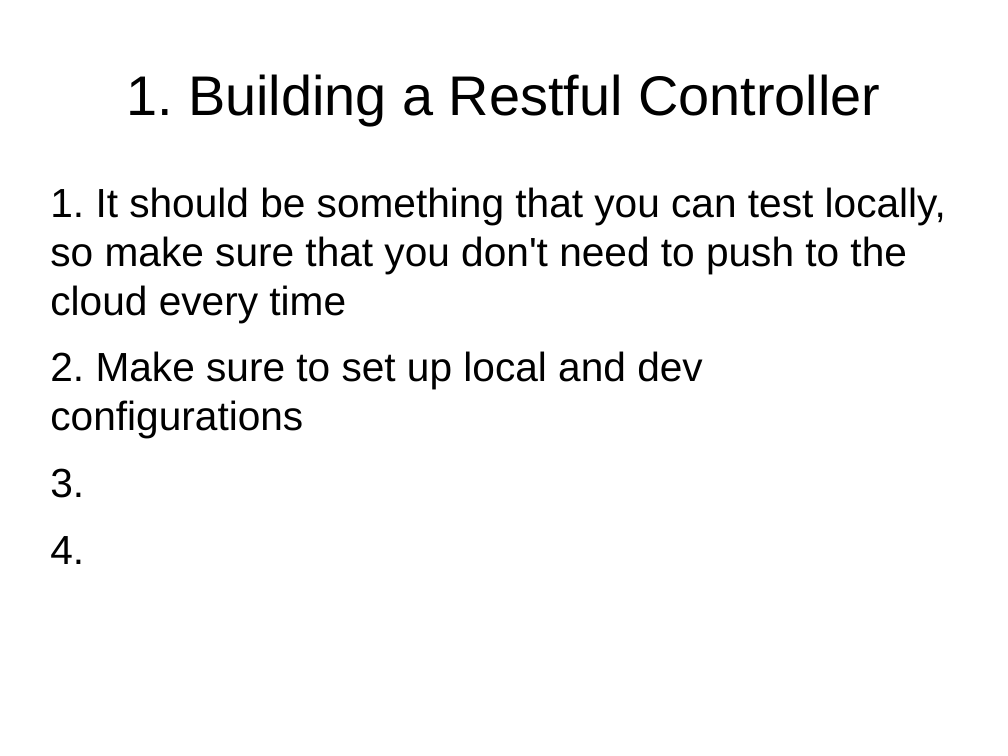
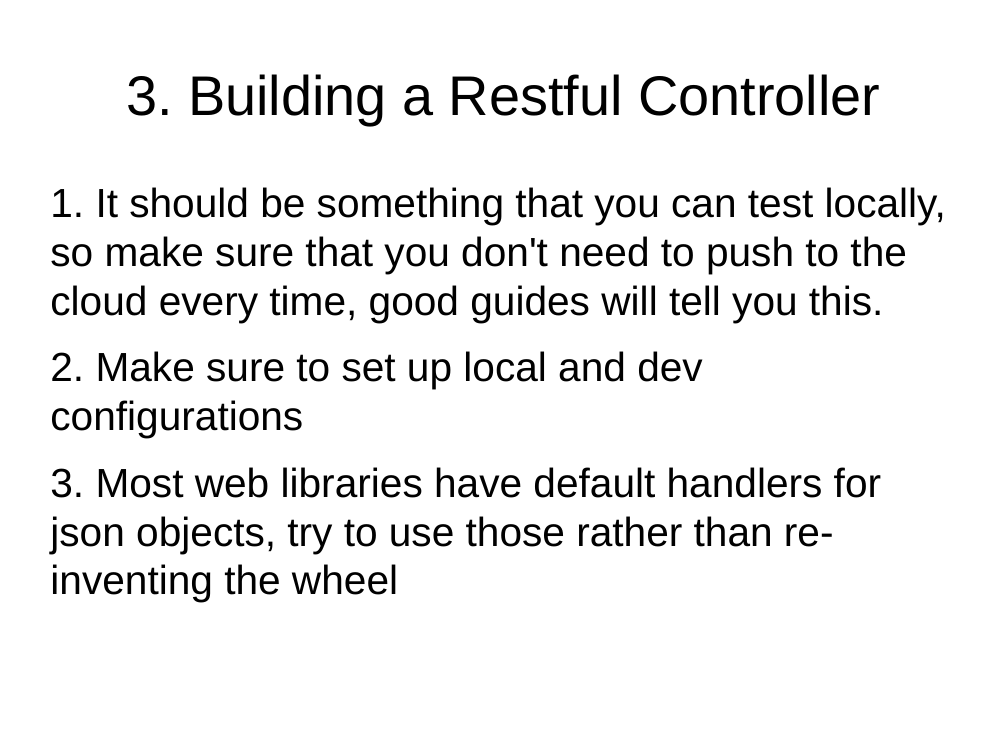
Before and after one commit to james-ehlmann/latech-iot-proof-of-concept, a slide deck: slide 13 of proof-of-concept/documentation/presentation_for_iot.odp. Drawn at 1008x756 pixels with LibreOffice and Linux fonts; fonts in the diff are those of the drawing. Boxes give left, top, right and bottom in pixels: in the first picture for what was removed or moved away, otherwise in the second. Text is boxed around its words. In the diff, an @@ line names an element or a change of style, - is before the commit and + after.

```diff
--- a/proof-of-concept/documentation/presentation_for_iot.odp
+++ b/proof-of-concept/documentation/presentation_for_iot.odp
@@ title at bbox=[126, 74, 880, 125]: text changed @@
-1. Building a Restful Controller
+3. Building a Restful Controller
@@ text at bbox=[50, 187, 946, 322]: text changed @@
-1. It should be something that you can test locally, so make sure that you don't need to push to the cloud every time
+1. It should be something that you can test locally, so make sure that you don't need to push to the cloud every time, good guides will tell you this.
@@ text at bbox=[50, 467, 881, 602]: text changed @@
-3.
-4.
+3. Most web libraries have default handlers for json objects, try to use those rather than re-inventing the wheel
```
Also in this commit, not shown: 2 other slides changed, 3 slides added, 1 other file.
